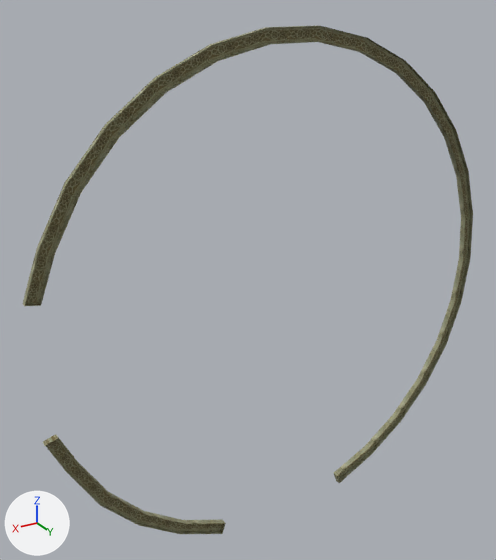
The OBJ model sceneobjs/huodong_fuben_249/huodong_fuben_249_weibian_01c.obj, before and after one commit.
Both versions are drawn from a 50 mm camera at (842.0, 1352.0, 779.0) aimed at (-14.0, -74.0, 66.0). The lights are fixed; the arrows at lower left show +X, +Y and +Z. Where no turn or scale is listed for an object, it has been applied to the vertices.

The scene before the commit, as lines of its bpy script (objects in view):
```python
me_huodong_fuben_249_weibian_01c = bpy.data.meshes.new('huodong_fuben_249_weibian_01c')
me_huodong_fuben_249_weibian_01c.from_pydata(...)  # 110 vertices, 158 faces; spans x -768.0..577.0, y -10.0..11.0, z -663.0..693.0
me_huodong_fuben_249_weibian_01c.materials.append(mat_material_1)  # picture img_beiou_yewai_29_biankuang_01_png
ob_huodong_fuben_249_weibian_01c = bpy.data.objects.new('huodong_fuben_249_weibian_01c', me_huodong_fuben_249_weibian_01c)
ob_huodong_fuben_249_weibian_01c.location = (0.0, 0.0, 0.0)
```
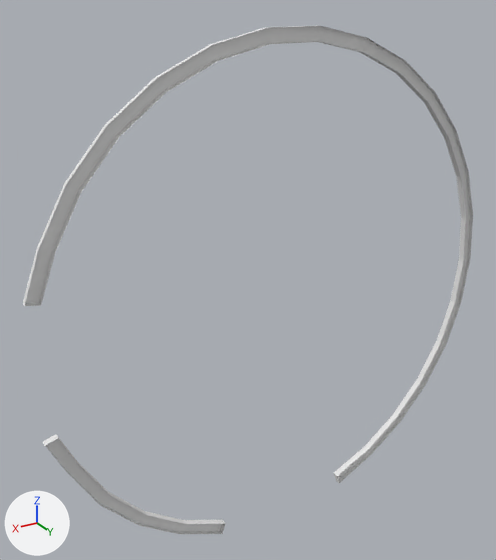
The edits, one by one:
Material 'material_1' (mat_material_1_1) is new.
Its base color is (0.8, 0.8, 0.8) (white #e7e7e7).
Its roughness is 1.0.
me_huodong_fuben_249_weibian_01c has 110 vertices, 158 faces and spans x -768.0..577.0, y -10.0..11.0, z -663.0..693.0.
me_huodong_fuben_249_weibian_01c no longer uses material mat_material_1 (picture img_beiou_yewai_29_biankuang_01_png).
me_huodong_fuben_249_weibian_01c now uses material mat_material_1_1 (white #e7e7e7).

What differs and where, as boxes [x1, y1, x2, y2] in the pictures (496 x 560 px):
'huodong_fuben_249_weibian_01c', recoloured (yellow to grey): [23, 26, 473, 534] in both
